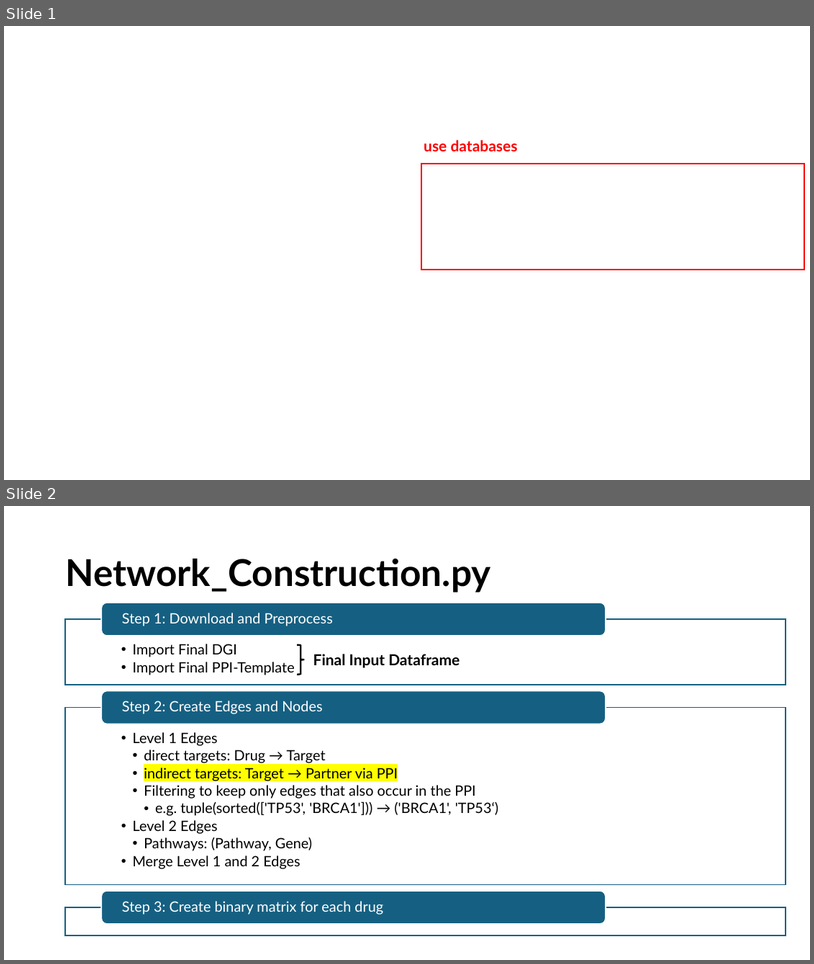
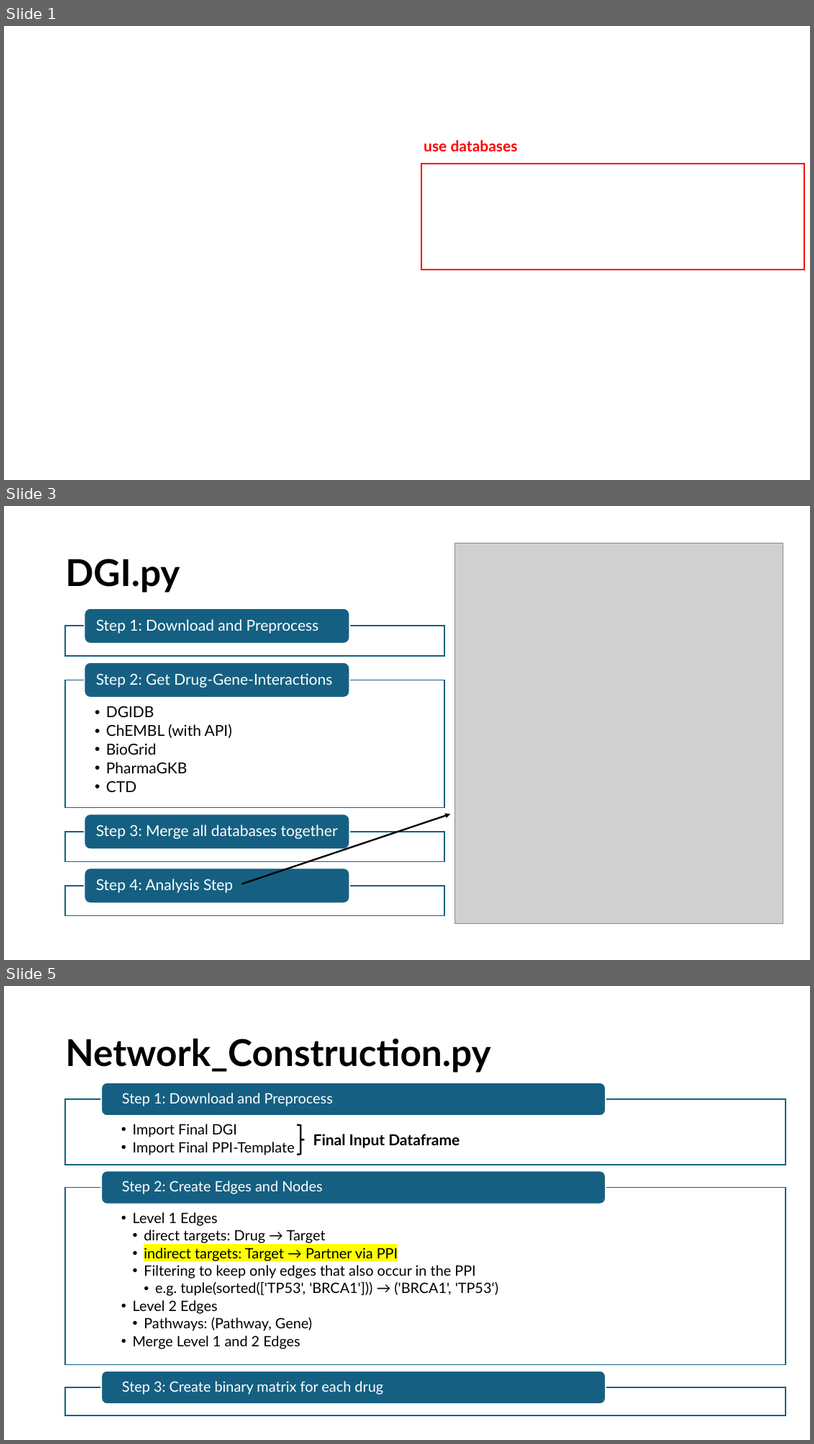
Before and after one commit to txm0324/Bachelor-Thesis, a slide deck: Overview_Network.pptx. Shown one above the other, each under a label of ours: slides 1 and 2 before the commit, slides 1, 3 and 5 after it; the slides between them are not shown. The pictures are 814x964 and 814x1444 pixels, drawn with LibreOffice and Linux fonts; fonts in the diff are those of the drawing; grey boxes stand for pictures; background and template pictures are left out. Boxes give left, top, right and bottom in pixels: in the first picture for what was removed or moved away, otherwise in the second. Text is boxed around its words. In the diff, an @@ line names an element or a change of style, - is before the commit and + after.

```diff
--- a/Overview_Network.pptx
+++ b/Overview_Network.pptx
@@ slide 3 added at [4, 506, 810, 960], background #FFFFFF @@
@@ picture added at [455, 543, 784, 924] @@
@@ title added at [65, 559, 180, 592], 44 pt, text #000000, bold @@
+DGI.py
@@ arrow added from (242, 883) to (450, 814), #000000 2 pt @@
@@ group added at [65, 608, 445, 916]: 5 texts, 4 rectangles, 4 rounded rectangles @@
+Step 1: Download and Preprocess
+  • DGIDB
+  • ChEMBL (with API)
+  • BioGrid
+  • PharmaGKB
+  • CTD
+Step 2: Get Drug-Gene-Interactions
+Step 3: Merge all databases together
+Step 4: Analysis Step
@@ what was slide 2 is now slide 5 @@
```
Also in this commit, not shown: 2 other slides added, 1 other file.
